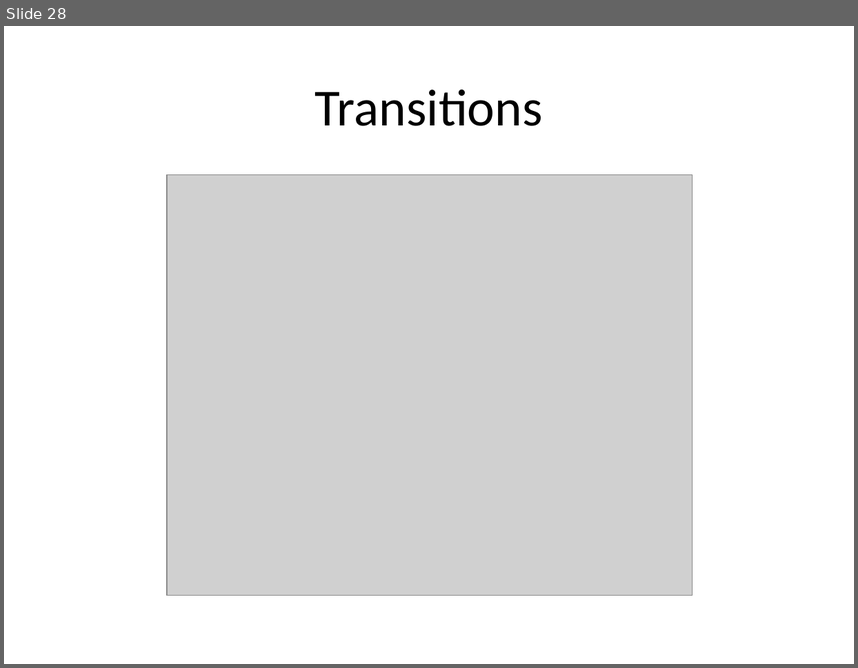
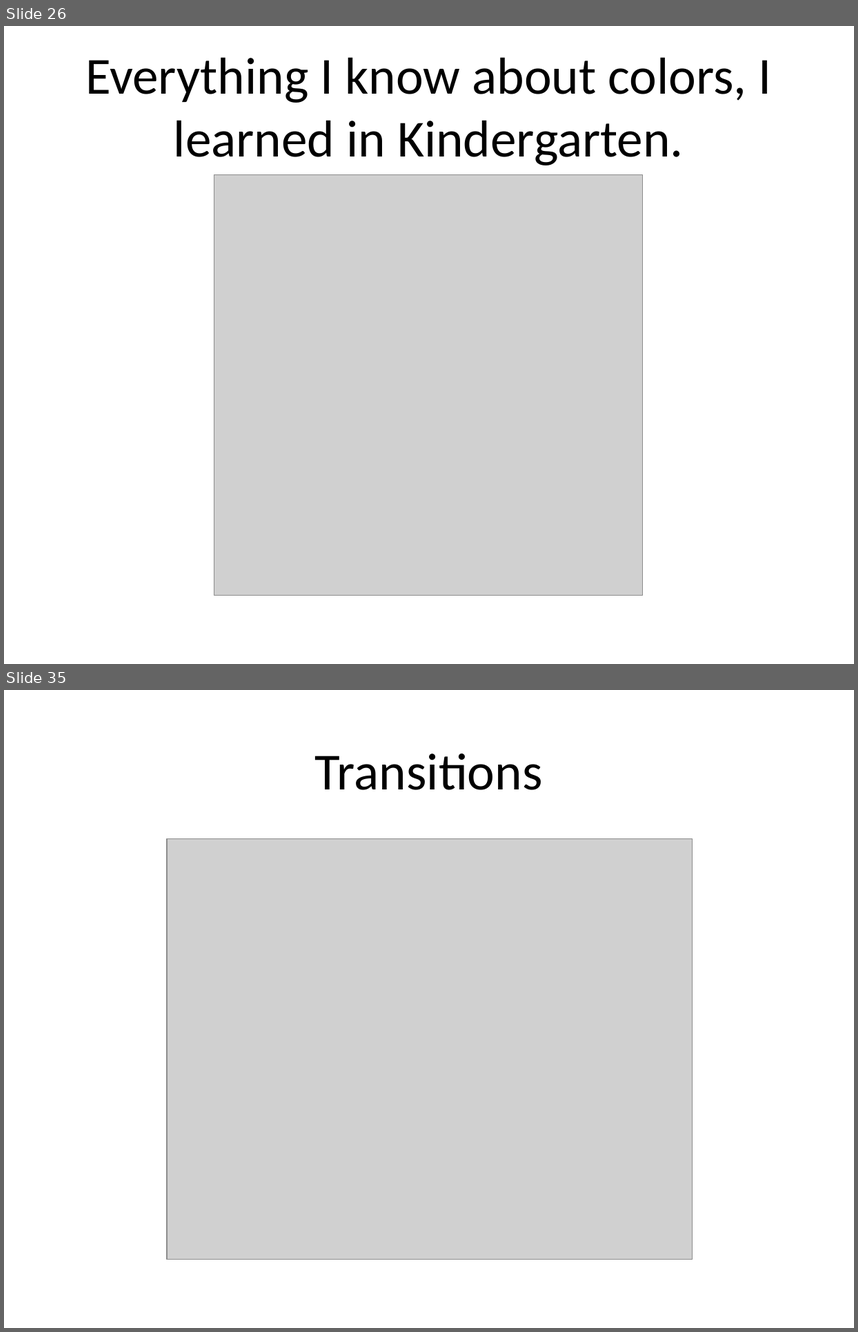
Before and after one commit to pmean/data-visualization, a slide deck: data-viz-02/src/data-visualization-02-bars.pptx. Shown one above the other, each under a label of ours: slide 28 before the commit, slides 26 and 35 after it; the slides between them are not shown. The pictures are 858x668 and 858x1332 pixels, drawn with LibreOffice and Linux fonts; fonts in the diff are those of the drawing; grey boxes stand for pictures. Boxes give left, top, right and bottom in pixels: in the first picture for what was removed or moved away, otherwise in the second. Text is boxed around its words. In the diff, an @@ line names an element or a change of style, - is before the commit and + after.

```diff
--- a/data-viz-02/src/data-visualization-02-bars.pptx
+++ b/data-viz-02/src/data-visualization-02-bars.pptx
@@ slide 26 added at box(4, 26, 854, 664), background #FFFFFF @@
@@ title added at box(85, 57, 771, 165), 44 pt, text #000000 @@
+Everything I know about colors, I learned in Kindergarten.
@@ picture added at box(214, 175, 642, 595) @@
@@ what was slide 28 is now slide 35 @@
```
Also in this commit, not shown: 6 other slides added, 29 other files.
